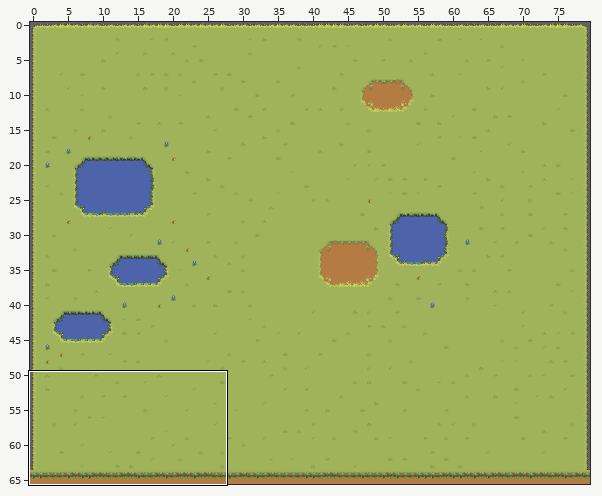
Two states of a Tiled map (JSON), src/assets/tilemaps/generated/1-6.tmj. Above, an overview of the earlier version with the close-up marked.
Close-up. Before the edit:
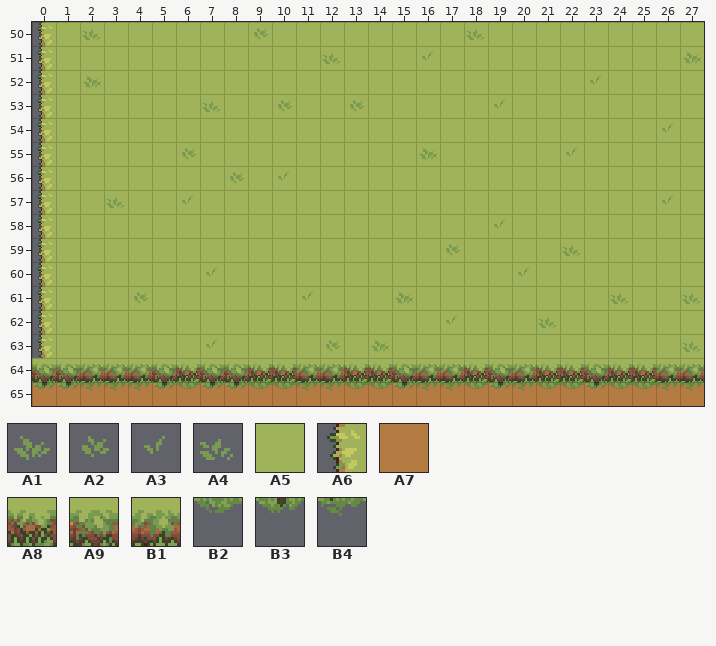
Cells are 16x16 px. Shown: x 0..27, y 50..65. The commit also changed other parts of the map, which this record leaves out.
Key: from "Details": A1 156, A2 157, A3 160, A4 161; from "ground_grasss": A5 55, A6 77, A7 433, A8 557, A9 558, B1 559, B2 610, B3 611, B4 612.
__ is an empty cell, ## one hidden under a higher layer.
Layers that did not change in this view are not listed.
Layer "Base" before, first column x 0:
50 A6 A5 A5 A5 A5 A5 A5 A5 A5 A5 A5 A5 A5 A5 A5 A5 A5 A5 A5 A5 A5 A5 A5 A5 A5 A5 A5 A5
51 A6 A5 A5 A5 A5 A5 A5 A5 A5 A5 A5 A5 A5 A5 A5 A5 A5 A5 A5 A5 A5 A5 A5 A5 A5 A5 A5 A5
52 A6 A5 A5 A5 A5 A5 A5 A5 A5 A5 A5 A5 A5 A5 A5 A5 A5 A5 A5 A5 A5 A5 A5 A5 A5 A5 A5 A5
53 A6 A5 A5 A5 A5 A5 A5 A5 A5 A5 A5 A5 A5 A5 A5 A5 A5 A5 A5 A5 A5 A5 A5 A5 A5 A5 A5 A5
54 A6 A5 A5 A5 A5 A5 A5 A5 A5 A5 A5 A5 A5 A5 A5 A5 A5 A5 A5 A5 A5 A5 A5 A5 A5 A5 A5 A5
55 A6 A5 A5 A5 A5 A5 A5 A5 A5 A5 A5 A5 A5 A5 A5 A5 A5 A5 A5 A5 A5 A5 A5 A5 A5 A5 A5 A5
56 A6 A5 A5 A5 A5 A5 A5 A5 A5 A5 A5 A5 A5 A5 A5 A5 A5 A5 A5 A5 A5 A5 A5 A5 A5 A5 A5 A5
57 A6 A5 A5 A5 A5 A5 A5 A5 A5 A5 A5 A5 A5 A5 A5 A5 A5 A5 A5 A5 A5 A5 A5 A5 A5 A5 A5 A5
58 A6 A5 A5 A5 A5 A5 A5 A5 A5 A5 A5 A5 A5 A5 A5 A5 A5 A5 A5 A5 A5 A5 A5 A5 A5 A5 A5 A5
59 A6 A5 A5 A5 A5 A5 A5 A5 A5 A5 A5 A5 A5 A5 A5 A5 A5 A5 A5 A5 A5 A5 A5 A5 A5 A5 A5 A5
60 A6 A5 A5 A5 A5 A5 A5 A5 A5 A5 A5 A5 A5 A5 A5 A5 A5 A5 A5 A5 A5 A5 A5 A5 A5 A5 A5 A5
61 A6 A5 A5 A5 A5 A5 A5 A5 A5 A5 A5 A5 A5 A5 A5 A5 A5 A5 A5 A5 A5 A5 A5 A5 A5 A5 A5 A5
62 A6 A5 A5 A5 A5 A5 A5 A5 A5 A5 A5 A5 A5 A5 A5 A5 A5 A5 A5 A5 A5 A5 A5 A5 A5 A5 A5 A5
63 A6 A5 A5 A5 A5 A5 A5 A5 A5 A5 A5 A5 A5 A5 A5 A5 A5 A5 A5 A5 A5 A5 A5 A5 A5 A5 A5 A5
64 ## ## ## ## ## ## ## ## ## ## ## ## ## ## ## ## ## ## ## ## ## ## ## ## ## ## ## ##
65 A7 A7 A7 A7 A7 A7 A7 A7 A7 A7 A7 A7 A7 A7 A7 A7 A7 A7 A7 A7 A7 A7 A7 A7 A7 A7 A7 A7
Layer "Agua" before, first column x 0:
50 __ __ A4 __ __ __ __ __ __ A2 __ __ __ __ __ __ __ __ A4 __ __ __ __ __ __ __ __ __
51 __ __ __ __ __ __ __ __ __ __ __ __ A4 __ __ __ A3 __ __ __ __ __ __ __ __ __ __ A1
52 __ __ A1 __ __ __ __ __ __ __ __ __ __ __ __ __ __ __ __ __ __ __ __ A3 __ __ __ __
53 __ __ __ __ __ __ __ A4 __ __ A2 __ __ A2 __ __ __ __ __ A3 __ __ __ __ __ __ __ __
54 __ __ __ __ __ __ __ __ __ __ __ __ __ __ __ __ __ __ __ __ __ __ __ __ __ __ A3 __
55 __ __ __ __ __ __ A2 __ __ __ __ __ __ __ __ __ A1 __ __ __ __ __ A3 __ __ __ __ __
56 __ __ __ __ __ __ __ __ A2 __ A3 __ __ __ __ __ __ __ __ __ __ __ __ __ __ __ __ __
57 __ __ __ A4 __ __ A3 __ __ __ __ __ __ __ __ __ __ __ __ __ __ __ __ __ __ __ A3 __
58 __ __ __ __ __ __ __ __ __ __ __ __ __ __ __ __ __ __ __ A3 __ __ __ __ __ __ __ __
59 __ __ __ __ __ __ __ __ __ __ __ __ __ __ __ __ __ A2 __ __ __ __ A4 __ __ __ __ __
60 __ __ __ __ __ __ __ A3 __ __ __ __ __ __ __ __ __ __ __ __ A3 __ __ __ __ __ __ __
61 __ __ __ __ A2 __ __ __ __ __ __ A3 __ __ __ A1 __ __ __ __ __ __ __ __ A4 __ __ A4
62 __ __ __ __ __ __ __ __ __ __ __ __ __ __ __ __ __ A3 __ __ __ A4 __ __ __ __ __ __
63 __ __ __ __ __ __ __ A3 __ __ __ __ A2 __ A1 __ __ __ __ __ __ __ __ __ __ __ __ A4
64 A9 A9 B1 B1 B1 A9 A8 A9 A9 A8 A8 B1 B1 A8 A8 A9 B1 B1 A8 A9 B1 A8 A8 A9 A8 A8 B1 B1
65 B3 B3 B4 B4 B4 B3 B2 B3 B3 B2 B2 B4 B4 B2 B2 B3 B4 B4 B2 B3 B4 B2 B2 B3 B2 B2 B4 B4
After:
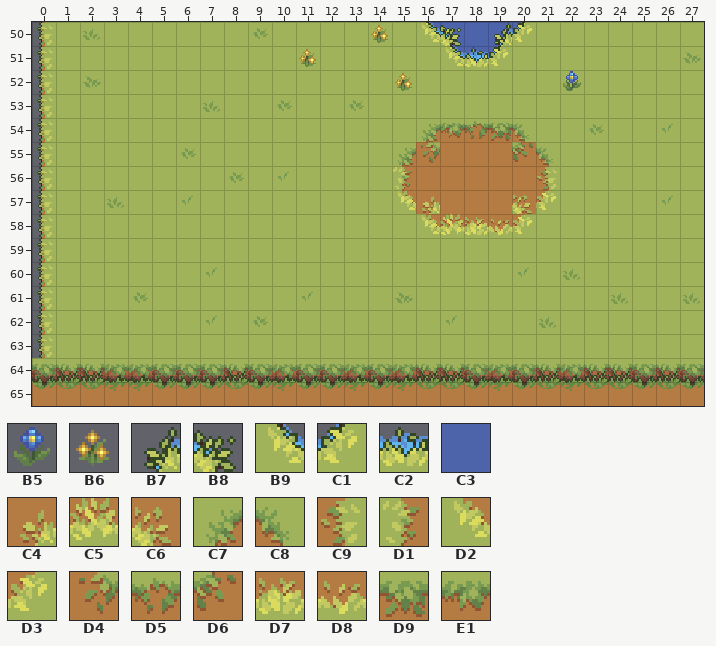
Further tiles: from "Details": B5 120, B6 128; from "Water_coasts": B7 41, B8 43, B9 83, C1 84, C2 158; from "Water_detilazation": C3 0; from "ground_grasss": C4 1, C5 2, C6 3, C7 4, C8 5, C9 54, D1 56, D2 57, D3 58, D4 107, D5 108, D6 109, D7 160, D8 161, D9 213, E1 214.
Changes in this commit:
Changed rows in their new state; .. is an unchanged cell.
Layer "Base":
first column x 15:
50 .. C3 C3 C3 C3 C3 ..
51 .. .. C3 C3 C3 .. ..
54 .. C7 E1 D5 D9 C8 ..
55 C7 D4 A7 A7 A7 D6 C8
56 D1 A7 A7 A7 A7 A7 C9
57 D2 C4 A7 A7 A7 C6 D3
58 .. D2 C5 D7 D8 D3 ..
Layer "Agua":
first column x 1:
50 .. .. .. .. .. .. .. .. .. .. .. .. .. B6 .. B9 B8 __ B7 C1 .. .. .. .. .. .. ..
51 .. .. .. .. .. .. .. .. .. .. B6 __ .. .. .. __ B9 C2 C1 .. .. .. .. .. .. .. ..
52 .. .. .. .. .. .. .. .. .. .. .. .. .. .. B6 .. .. .. .. .. .. B5 __ .. .. .. ..
53 .. .. .. .. .. .. .. .. .. .. .. .. .. .. .. .. .. .. __ .. .. .. .. .. .. .. ..
54 .. .. .. .. .. .. .. .. .. .. .. .. .. .. .. .. .. .. .. .. .. .. A2 .. .. .. ..
55 .. .. .. .. .. .. .. .. .. .. .. .. .. .. .. __ .. .. .. .. .. __ .. .. .. .. ..
58 .. .. .. .. .. .. .. .. .. .. .. .. .. .. .. .. .. .. __ .. .. .. .. .. .. .. ..
59 .. .. .. .. .. .. .. .. .. .. .. .. .. .. .. .. __ .. .. .. .. __ .. .. .. .. ..
60 .. .. .. .. .. .. .. .. .. .. .. .. .. .. .. .. .. .. .. .. .. A4 .. .. .. .. ..
62 .. .. .. .. .. .. A3 .. A2 .. .. .. .. .. .. .. .. .. .. .. .. .. .. .. .. .. ..
63 .. .. .. .. .. .. __ .. .. .. .. __ .. __ .. .. .. .. .. .. .. .. .. .. .. .. __
64 A8 A8 .. .. .. A9 .. A8 A9 B1 A9 A9 B1 A9 B1 A8 A8 A9 B1 A9 .. B1 A8 .. A9 A8 A9
65 B2 B2 .. .. .. B3 .. B2 B3 B4 B3 B3 B4 B3 B4 B2 B2 B3 B4 B3 .. B4 B2 .. B3 B2 B3
